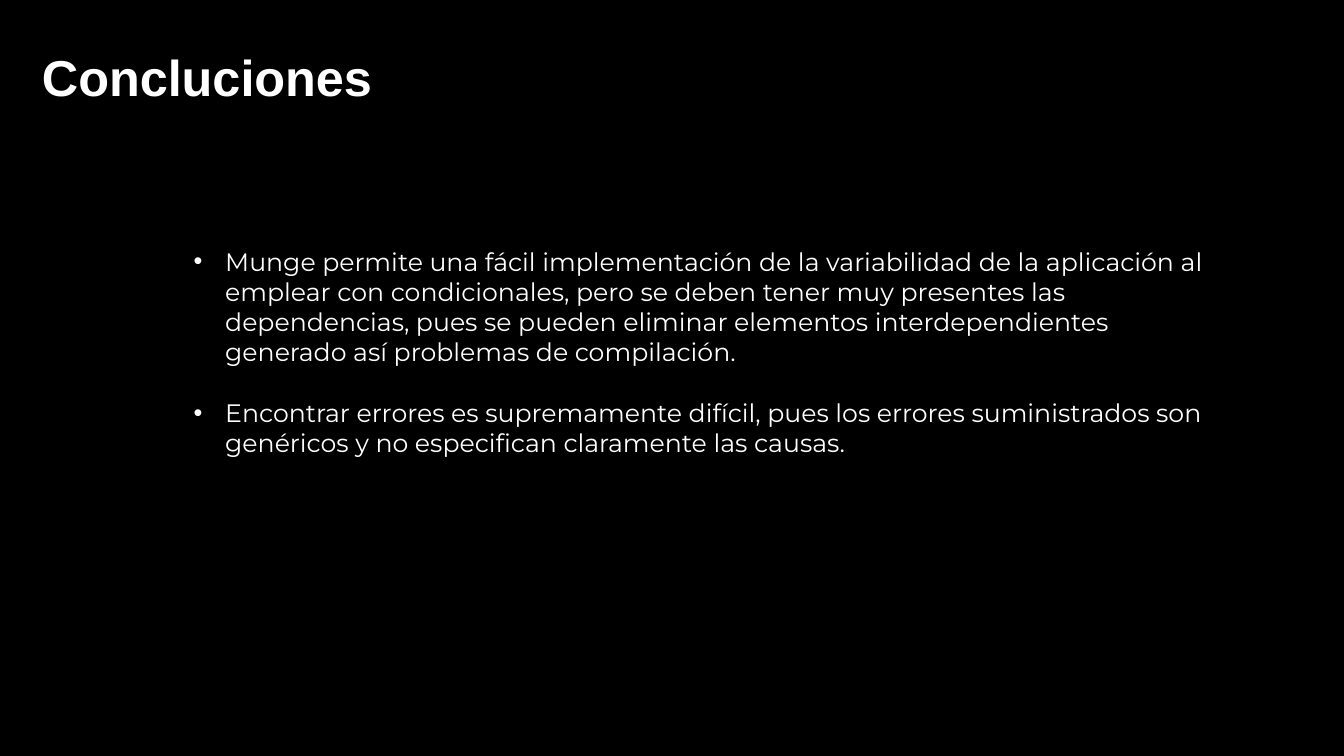
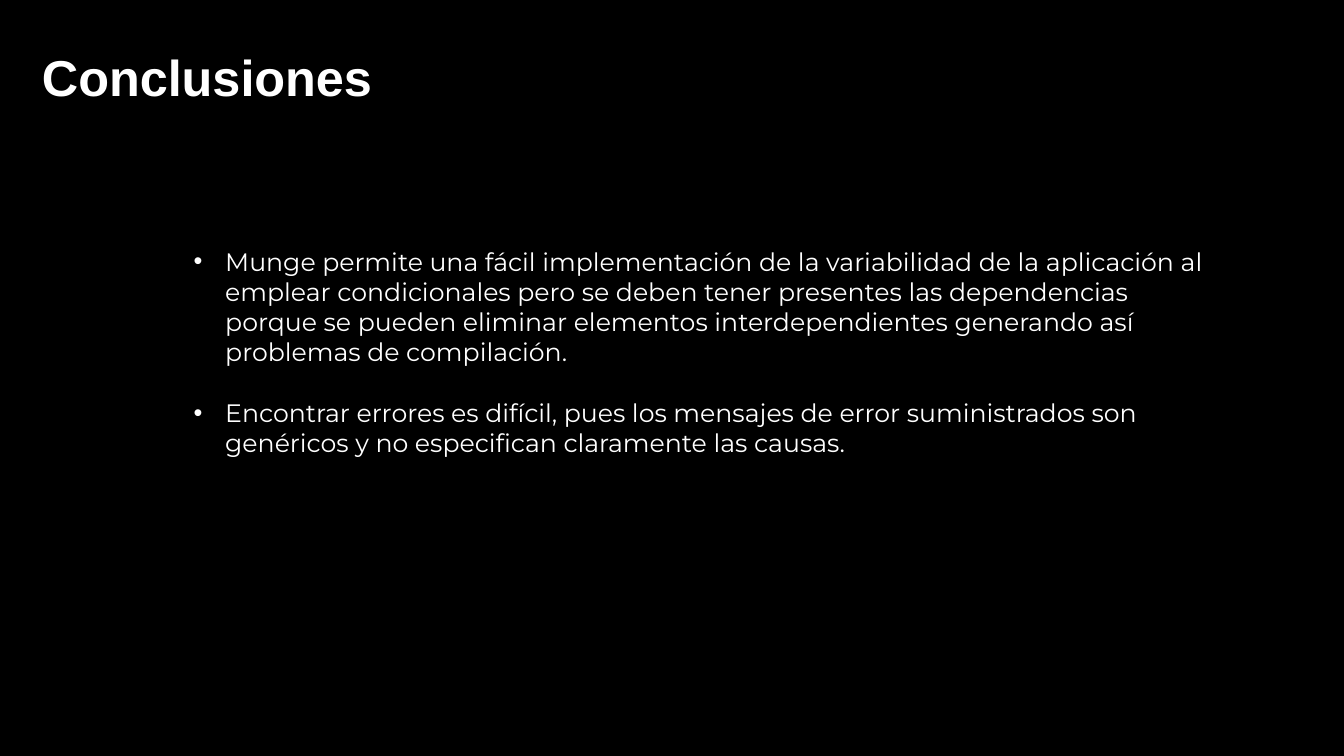
Before and after one commit to Fabricas-Uniandes/BicicletasFabricas, a slide deck: slide 9 of Documentación/Presentaciones/PresentacionFinal.pptx. Drawn at 1344x756 pixels with LibreOffice and Linux fonts; fonts in the diff are those of the drawing; background and template pictures are left out. Boxes give left, top, right and bottom in pixels: in the first picture for what was removed or moved away, otherwise in the second. Text is boxed around its words. In the diff, an @@ line names an element or a change of style, - is before the commit and + after.

```diff
--- a/Documentación/Presentaciones/PresentacionFinal.pptx
+++ b/Documentación/Presentaciones/PresentacionFinal.pptx
@@ text at (42,59,372,97): text changed @@
-Concluciones
+Conclusiones
@@ text at (225,252,1203,457): text changed @@
-• Munge permite una fácil implementación de la variabilidad de la aplicación al emplear con condicionales, pero se deben tener muy presentes las dependencias, pues se pueden eliminar elementos interdependientes generado así problemas de compilación.
-• Encontrar errores es supremamente difícil, pues los errores suministrados son genéricos y no especifican claramente las causas.
+• Munge permite una fácil implementación de la variabilidad de la aplicación al emplear condicionales pero se deben tener presentes las dependencias porque se pueden eliminar elementos interdependientes generando así problemas de compilación.
+• Encontrar errores es difícil, pues los mensajes de error suministrados son genéricos y no especifican claramente las causas.
```
